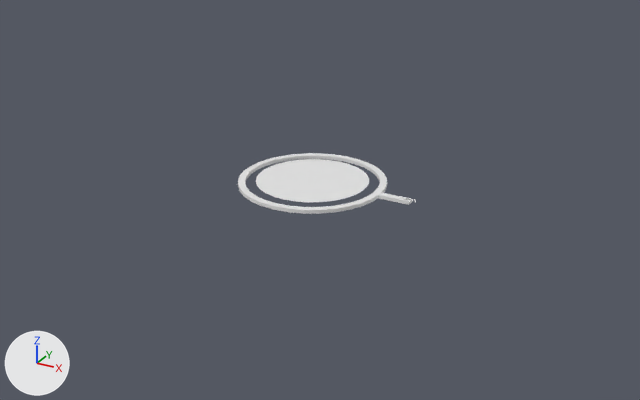
The Blender file primitives/ffled/ffled.blend as it was, and as the next commit left it.
Both versions are drawn from a 50 mm lens placed at (11.35, -20.21, 9.52), pointed at (-0.22, 0.84, -1.0). The axes (+X, +Y, +Z) are drawn at lower left. The lights are the same throughout.
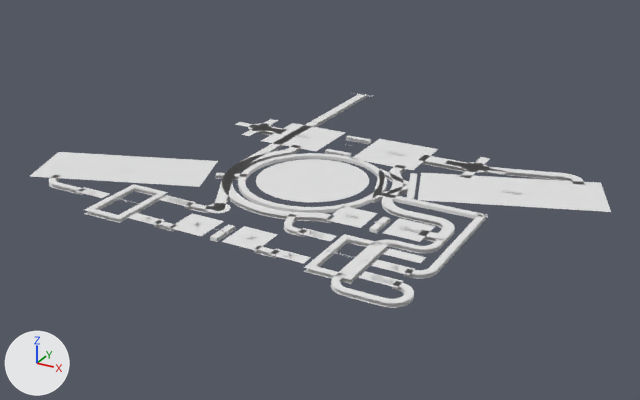
Boxes (x1, y1, x2, y2) around the edits, measured in the pictures (640 x 400 px; the box of a moved part takes in the faces that stretch with it):
'Plane.035', added
    after: (30, 123, 611, 288)
'Plane.039', added
    after: (49, 175, 486, 308)
'Plane.004', added
    after: (84, 136, 417, 284)
'Plane.008', added
    after: (222, 145, 584, 244)
'Circle', reshaped (41% wider, 8% taller)
    before: (238, 153, 412, 214)
    after: (238, 153, 484, 219)
'Plane.011', added
    after: (215, 94, 366, 207)
'Plane.007', added
    after: (256, 125, 477, 172)
'Plane.009', added
    after: (445, 157, 506, 179)
'Plane.010', added
    after: (235, 119, 286, 136)
'Circle.005', added
    after: (206, 203, 231, 213)
'Circle.004', added
    after: (462, 162, 489, 172)
'Circle.006', added
    after: (248, 123, 272, 131)
part 1 of me_circle, moved or reshaped
    before: (378, 192, 412, 205)
    after: (379, 192, 484, 219)

The change, as a list of edits to the scene's bpy script:
```text
Change me_circle:
    where me_circle.from_pydata(...)  # 66 vertices, 33 faces; spans x -2.0..3.0, y -2.0..2.0, z -0.1..0.0
    me_circle part 1
    me_circle.vertices[32].co: (3.0, 0.0, 0.0) -> (5.0, 0.0, 0.0)
    me_circle.vertices[65].co: (3.0, 0.0, -0.1) -> (5.0, 0.0, -0.1)
Add me_plane_015:
    me_plane_015.from_pydata([(-3.55, 2.95, 0.0), (-3.85, 2.95, 0.0), (-3.55, 2.2, 0.0), (-3.85, 2.2, 0.0), (-2.8, 2.95, 0.0), (-2.8, 3.25, 0.0), (-3.55, 3.25, 0.0), (-3.55, 4.0, 0.0), (-3.85, 4.0, 0.0), (-3.85, 3.25, 0.0), (-4.6, 3.25, 0.0), (-4.6, 2.95, 0.0)], [], [(0, 2, 3, 1, 11, 10, 9, 8, 7, 6, 5, 4)])
Add me_plane_014:
    me_plane_014.from_pydata([(3.85, 2.95, 0.0), (3.55, 2.95, 0.0), (3.85, 2.2, 0.0), (3.55, 2.2, 0.0), (4.6, 2.95, 0.0), (4.6, 3.25, 0.0), (3.85, 3.25, 0.0), (3.85, 4.0, 0.0), (3.55, 4.0, 0.0), (3.55, 3.25, 0.0), (2.8, 3.25, 0.0), (2.8, 2.95, 0.0)], [], [(0, 2, 3, 1, 11, 10, 9, 8, 7, 6, 5, 4)])
Add me_plane_012:
    me_plane_012.from_pydata([(-3.7, 3.1, 0.0), (-3.7, 3.1, -0.1), (-2.8, 3.1, 0.0), (-2.8, 3.1, -0.1), (2.0, 3.1, 0.0), (2.0, 3.1, -0.1), (3.7, 3.1, 0.0), (3.7, 3.1, -0.1)], [], [(0, 1, 3, 2), (4, 5, 7, 6)])
Add ob_plane_011:
    ob_plane_011 = bpy.data.objects.new('Plane.011', me_plane_016)  # 26 vertices, 12 faces; spans x -2.4..-1.19, y -2.9..8.0, z -0.1..0.0; modifiers SOLIDIFY
    ob_plane_011.location = (0.0, 0.0, 0.0)
Add ob_plane_010:
    ob_plane_010 = bpy.data.objects.new('Plane.010', me_plane_015)
    ob_plane_010.location = (0.0, 0.0, 0.0)
Add ob_plane_009:
    ob_plane_009 = bpy.data.objects.new('Plane.009', me_plane_014)
    ob_plane_009.location = (0.0, 0.0, 0.0)
Add ob_circle_005:
    ob_circle_005 = bpy.data.objects.new('Circle.005', me_circle_009)  # 64 vertices, 2 faces; spans x -0.325..0.325, y -0.325..0.325, z 0.0
    ob_circle_005.location = (-1.2, -2.9, 0.0)
Add ob_circle_004:
    ob_circle_004 = bpy.data.objects.new('Circle.004', me_circle_008)  # 64 vertices, 2 faces; spans x -0.4..0.4, y -0.4..0.4, z 0.0
    ob_circle_004.location = (3.7, 3.1, 0.0)
Add ob_circle_006:
    ob_circle_006 = bpy.data.objects.new('Circle.006', me_circle_008.copy())
    ob_circle_006.location = (-3.7, 3.1, 0.0)
Add ob_plane_004:
    ob_plane_004 = bpy.data.objects.new('Plane.004', me_plane_009)  # 46 vertices, 18 faces; spans x -4.1..3.5, y -4.6..3.7, z -0.1..0.0; modifiers SOLIDIFY
    ob_plane_004.location = (0.0, 0.0, 0.0)
Add ob_plane_007:
    ob_plane_007 = bpy.data.objects.new('Plane.007', me_plane_012)  # modifiers SOLIDIFY
    ob_plane_007.location = (0.0, 0.0, 0.0)
Add ob_plane_008:
    ob_plane_008 = bpy.data.objects.new('Plane.008', me_plane_013)  # 204 vertices, 99 faces; spans x -2.4..6.66, y -2.4..3.76, z -0.1..0.0; modifiers SOLIDIFY
    ob_plane_008.location = (0.0, 0.0, 0.0)
Add ob_plane_039:
    ob_plane_039 = bpy.data.objects.new('Plane.039', me_plane_004)  # 174 vertices, 80 faces; spans x -6.54..5.0, y -5.15..0.0, z -0.1..0.0; modifiers SOLIDIFY
    ob_plane_039.location = (0.0, 0.0, 0.0)
Add ob_plane_035:
    ob_plane_035 = bpy.data.objects.new('Plane.035', me_plane_002)  # 64 vertices, 16 faces; spans x -7.9..7.9, y -4.5..4.0, z 0.0
    ob_plane_035.location = (0.0, 0.0, 0.0)
```
